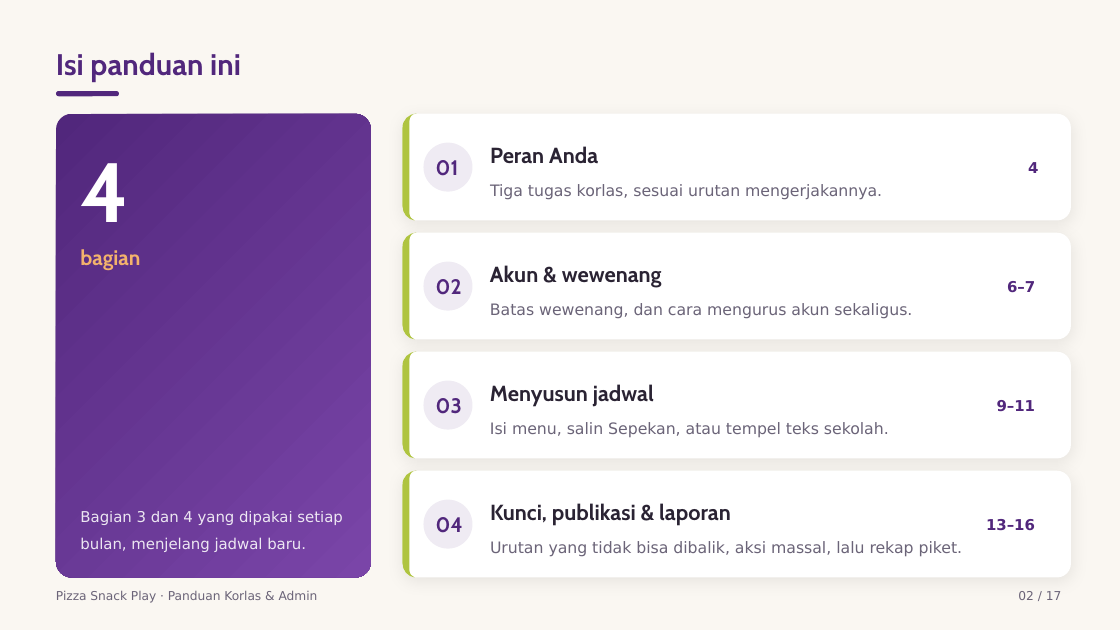
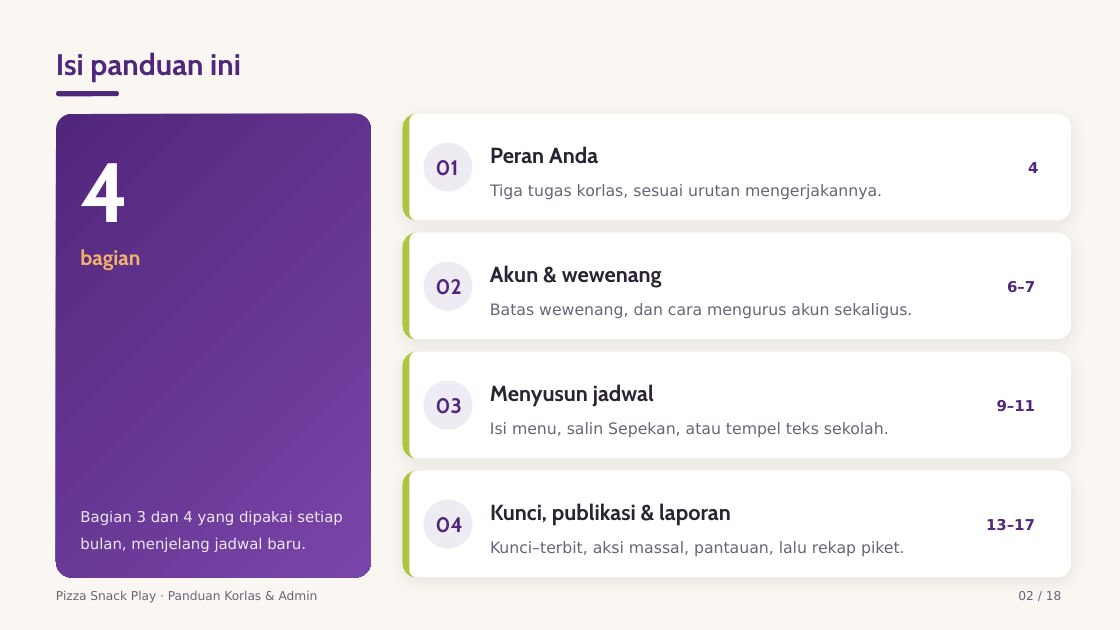
Before and after one commit to KU-JakartaTimur/pizza-snack-play, a slide deck: slide 2 of Panduan Korlas dan Admin Pizza Snack Play/Panduan Korlas dan Admin Pizza Snack Play.pptx. Drawn at 1120x630 pixels with LibreOffice and Linux fonts; fonts in the diff are those of the drawing. Boxes give left, top, right and bottom in pixels: in the first picture for what was removed or moved away, otherwise in the second. Text is boxed around its words. In the diff, an @@ line names an element or a change of style, - is before the commit and + after.

Commit message:
docs: selaraskan PRD, README, dan dek ke v1.16
Fitur v1.16 (gambar kategori + panel Keterangan bulan) belum tercatat di
dokumen mana pun, jadi PRD, README, dan dek Korlas & Admin masih
menggambarkan aplikasi yang sudah tidak ada lagi.

Sekalian tiga hal yang ternyata memang salah, bukan sekadar belum
diperbarui: F1 & AC26 masih menyatakan korlas boleh mengubah katalog menu
& kategori, padahal itu dipersempit jadi admin-only sejak a0df518; tabel
§7.6 tidak pernah mencantumkan PUT/DELETE /categories/:id yang sudah ada
di route sejak awal; dan §6.3 menyebut folder src/api/piket/ yang tidak
pernah dibuat karena F7 ditinggalkan sejak v1.7.

Dek Korlas & Admin naik 17 -> 18 halaman (halaman 15 baru memuat tiruan
panel Keterangan), dan DESIGN.md-nya ikut dibangun ulang karena tiga tabel
per-halamannya masih menggambarkan dek 16 halaman warisan v1.13 — tidak
pernah ikut naik saat v1.14. Dek Orang Tua diperiksa dan sengaja tidak
diubah isinya (tetap 15 halaman); yang ditambahkan hanya baris riwayat
sebagai bukti sudah ditinjau. PDF 17 halaman di dek Korlas diganti hasil
ekspor ulang 18 halaman supaya berkas terkirim tidak tertinggal.

Markdown besar di repo ini tidak lagi disunting lewat tool Edit: Read
mengembalikan mojibake untuk em-dash dan panah Unicode, dan suntingan yang
dibangun dari teks itu merusak UTF-8 seluruh berkas. Semua suntingan di
commit ini dikerjakan skrip Python yang menuntut tiap string lama muncul
tepat sekali, lalu diverifikasi U+FFFD = 0 pada 272 berkas terlacak.

```diff
--- a/Panduan Korlas dan Admin Pizza Snack Play/Panduan Korlas dan Admin Pizza Snack Play.pptx
+++ b/Panduan Korlas dan Admin Pizza Snack Play/Panduan Korlas dan Admin Pizza Snack Play.pptx
@@ text at (986,519,1035,531): text changed @@
-13–16
+13–17
@@ text at (490,541,905,556): text changed @@
-Urutan yang tidak bisa dibalik, aksi massal, lalu rekap piket.
+Kunci–terbit, aksi massal, pantauan, lalu rekap piket.
@@ text at (1018,591,1062,600): text changed @@
-02 / 17
+02 / 18
```
Also in this commit, not shown: 10 other slides changed, 1 slide added, 20 other files.
